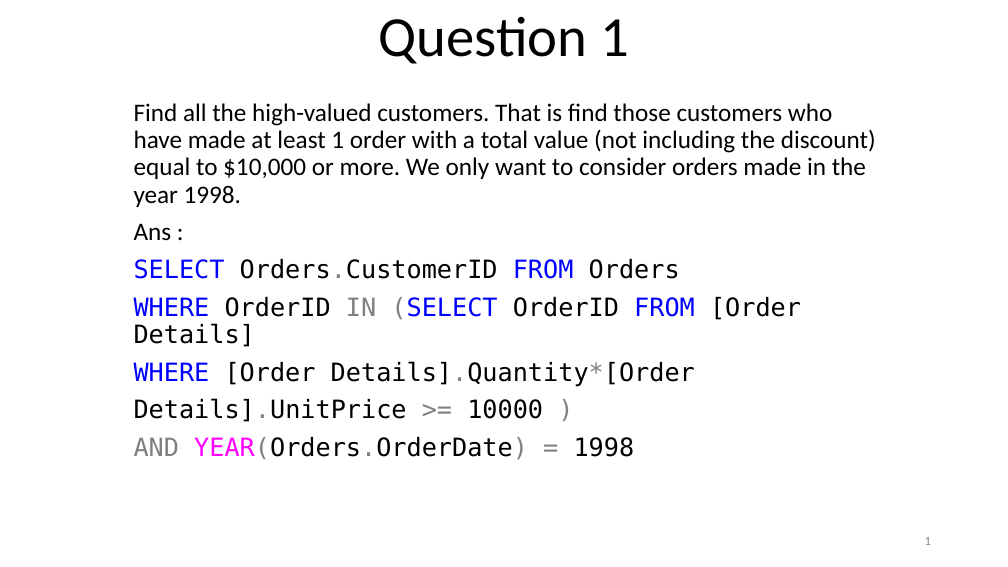
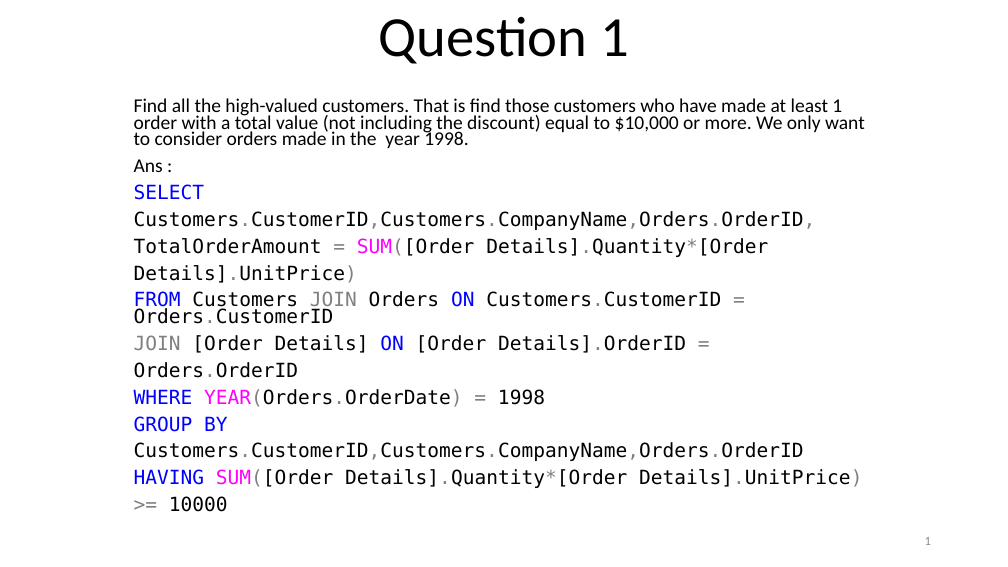
Before and after one commit to KaustubhSathe/sql-challenges, a slide deck: slide 1 of 3. Northwind Challenges/Advanced-Problems.pptm. Drawn at 1008x567 pixels with LibreOffice and Linux fonts; fonts in the diff are those of the drawing. Boxes give left, top, right and bottom in pixels: in the first picture for what was removed or moved away, otherwise in the second. Text is boxed around its words. In the diff, an @@ line names an element or a change of style, - is before the commit and + after.

```diff
--- a/3. Northwind Challenges/Advanced-Problems.pptm
+++ b/3. Northwind Challenges/Advanced-Problems.pptm
@@ subtitle at (134,98,865,172): size 24 to 18.6 pt in "Find all the high-valued customers. That is ...", "Ans :"; line spacing 0.9 to 0.7 @@
@@ subtitle at (134,184,862,512): text changed; size 24 to 18.6 pt @@
-SELECT Orders.CustomerID FROM Orders
-WHERE OrderID IN (SELECT OrderID FROM [Order Details]
-WHERE [Order Details].Quantity*[Order
-Details].UnitPrice >= 10000 )
-AND YEAR(Orders.OrderDate) = 1998
+SELECT
+Customers.CustomerID,Customers.CompanyName,Orders.OrderID,
+TotalOrderAmount = SUM([Order Details].Quantity*[Order
+Details].UnitPrice)
+FROM Customers JOIN Orders ON Customers.CustomerID = Orders.CustomerID
+JOIN [Order Details] ON [Order Details].OrderID =
+Orders.OrderID
+WHERE YEAR(Orders.OrderDate) = 1998
+GROUP BY
+Customers.CustomerID,Customers.CompanyName,Orders.OrderID
+HAVING SUM([Order Details].Quantity*[Order Details].UnitPrice)
+>= 10000
```
Also in this commit, not shown: 15 other slides changed, 2 slides added, 6 slides removed, 5 other files.
